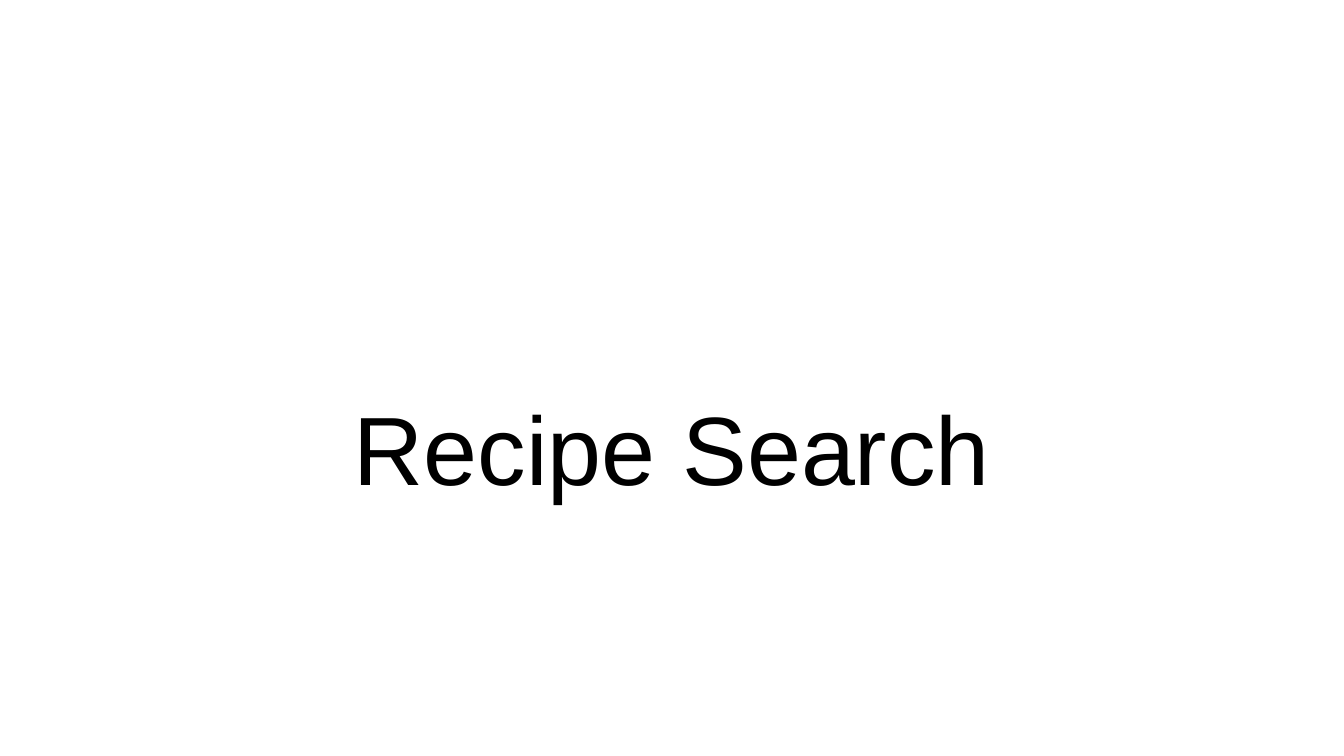
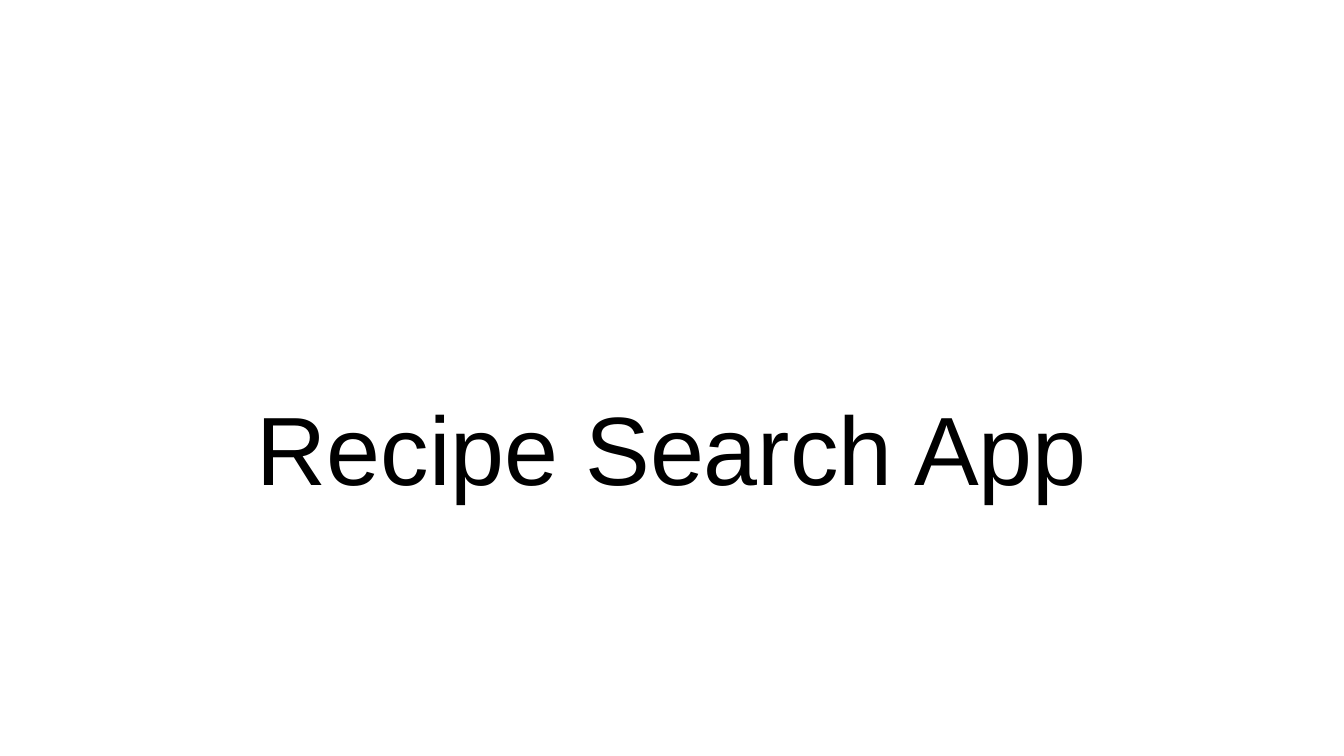
Before and after one commit to cmrotruck/recipe-search, a slide deck: slide 1 of PowerPoint/Recipe Search App.pptx. Drawn at 1344x756 pixels with LibreOffice and Linux fonts; fonts in the diff are those of the drawing; background and template pictures are left out. Boxes give left, top, right and bottom in pixels: in the first picture for what was removed or moved away, otherwise in the second. Text is boxed around its words. In the diff, an @@ line names an element or a change of style, - is before the commit and + after.

```diff
--- a/PowerPoint/Recipe Search App.pptx
+++ b/PowerPoint/Recipe Search App.pptx
@@ title at [257,414,1087,502]: text changed @@
-Recipe Search
+Recipe Search App
```
Also in this commit, not shown: 3 other slides changed, 2 slides added, 2 slides removed.
